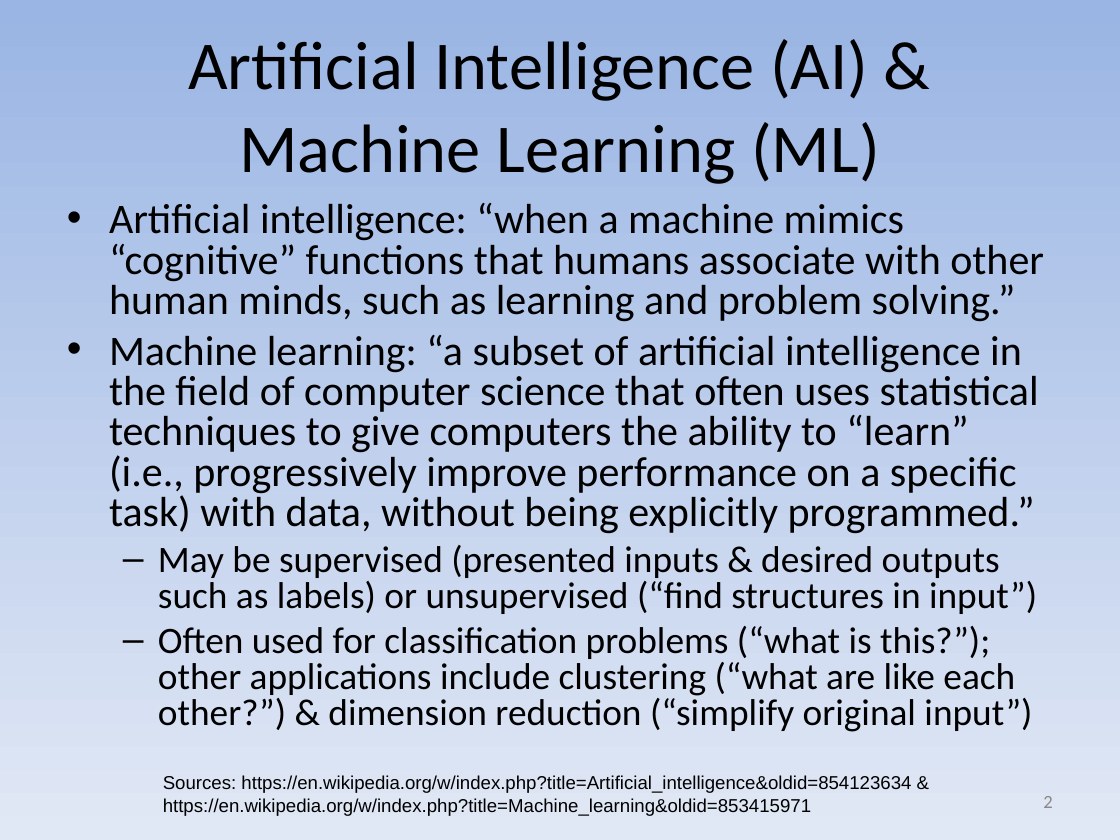
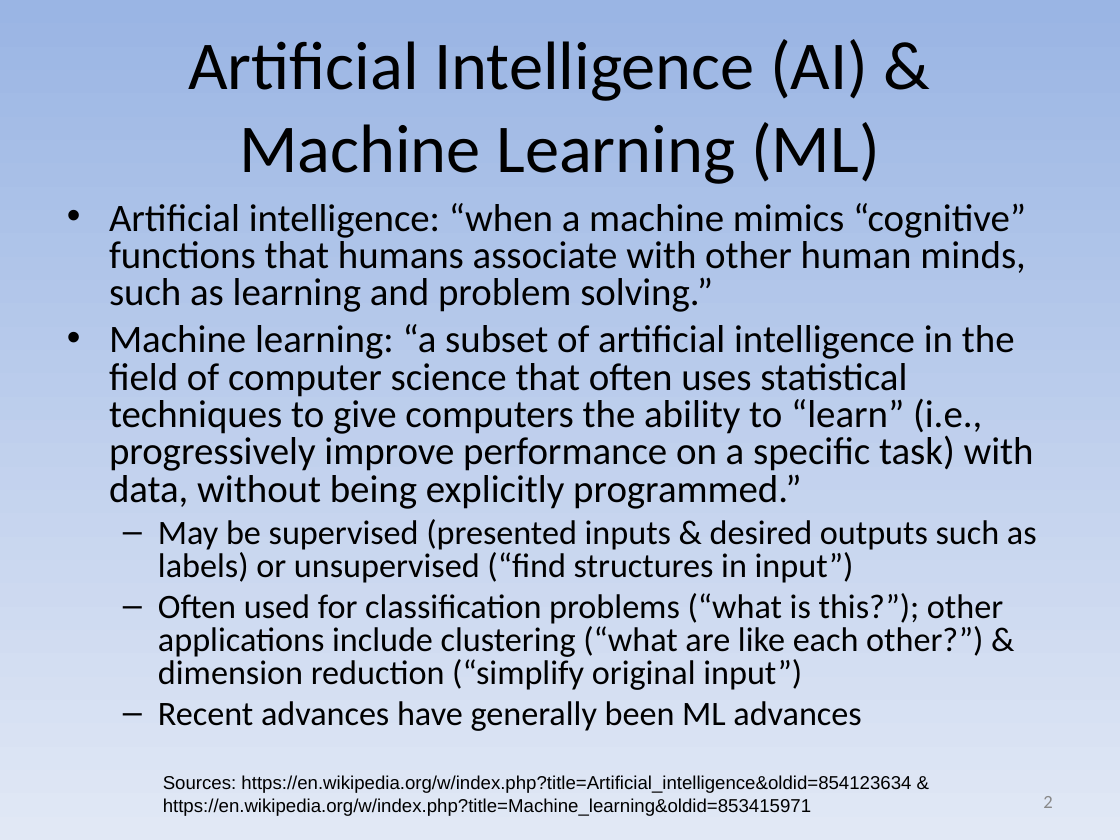
Before and after one commit to david-a-wheeler/david-a-wheeler.github.io, a slide deck: slide 2 of secure-class/presentations/AI-ML-Security.ppt. Drawn at 1120x840 pixels with LibreOffice and Linux fonts; fonts in the diff are those of the drawing. Boxes give left, top, right and bottom in pixels: in the first picture for what was removed or moved away, otherwise in the second. Text is boxed around its words. In the diff, an @@ line names an element or a change of style, - is before the commit and + after.

```diff
--- a/secure-class/presentations/AI-ML-Security.ppt
+++ b/secure-class/presentations/AI-ML-Security.ppt
@@ text at <box>109,203,1037,690</box>: size 27 to 25 pt in "Artificial intelligence: “when a machine mimics “cognitive” ...", "Machine learning: “a subset of artificial intelligence ..."; size 24 to 22 pt in "May be supervised (presented inputs & desired ...", "Often used for classification problems (“what is ..." @@
@@ text at <box>158,701,861,731</box>: paragraph added @@
+  – Recent advances have generally been ML advances
```
Also in this commit, not shown: 3 other slides changed, 1 slide added.
